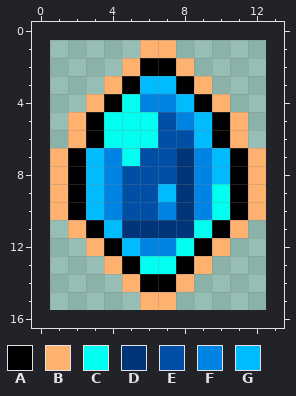
Pixel-art file: packages/client/src/assets/ui{m}/card-rarity-rare.aseprite. The picture above was drawn from the file before the commit.
12x15 pixels, 1 frame. The old version is drawn lined up with the new one, on the new canvas.
Palette (. is transparent): A #000000  B #ffb270  C #00fff1  D #003579  E #004ea6  F #0084e3  G #00bcff
Pixels before, first column x 1:
 1 .....BB.....
 2 ....BAAB....
 3 ...BAGGAB...
 4 ..BACFFGAB..
 5 .BACCCEFGAB.
 6 .BACCCEEGAB.
 7 BAGFCEEDFGAB
 8 BAGFEEEDFGAB
 9 BAGFEEGDFCAB
10 BAGFEEFDFCAB
11 .BAGDDDDCAB.
12 ..BAGFFCAB..
13 ...BACCAB...
14 ....BAAB....
15 .....BB.....
The same view after the edit:
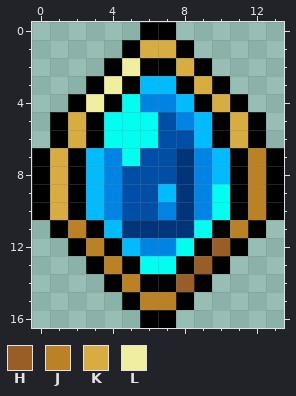
Colours new in this view: H #985e25  J #bb8225  K #d7ad42  L #efef9f
The exact change:
{"change": "canvas 12x15 -> 14x17, the old top-left corner now at 1,1"}
{"y":0,"x":6,"old":"..","new":"AA"}
{"y":1,"x":5,"old":".BB.","new":"AKKA"}
{"y":2,"x":4,"old":".B","new":"AL"}
{"y":2,"x":8,"old":"B.","new":"KA"}
{"y":3,"x":3,"old":".B","new":"AL"}
{"y":3,"x":9,"old":"B.","new":"KA"}
{"y":4,"x":2,"old":".B","new":"AL"}
{"y":4,"x":10,"old":"B.","new":"KA"}
{"y":5,"x":1,"old":".B","new":"AK"}
{"y":5,"x":11,"old":"B.","new":"KA"}
{"y":6,"x":1,"old":".B","new":"AK"}
{"y":6,"x":11,"old":"B.","new":"KA"}
{"y":7,"x":0,"old":".B","new":"AK"}
{"y":7,"x":12,"old":"B.","new":"JA"}
{"y":8,"x":0,"old":".B","new":"AK"}
{"y":8,"x":12,"old":"B.","new":"JA"}
{"y":9,"x":0,"old":".B","new":"AK"}
{"y":9,"x":12,"old":"B.","new":"JA"}
{"y":10,"x":0,"old":".B","new":"AK"}
{"y":10,"x":12,"old":"B.","new":"JA"}
{"y":11,"x":1,"old":".B","new":"AJ"}
{"y":11,"x":11,"old":"B.","new":"JA"}
{"y":12,"x":2,"old":".B","new":"AJ"}
{"y":12,"x":10,"old":"B.","new":"HA"}
{"y":13,"x":3,"old":".B","new":"AJ"}
{"y":13,"x":9,"old":"B.","new":"HA"}
{"y":14,"x":4,"old":".B","new":"AJ"}
{"y":14,"x":8,"old":"B.","new":"HA"}
{"y":15,"x":5,"old":".BB.","new":"AJJA"}
{"y":16,"x":6,"old":"..","new":"AA"}
{"label":"changed","picture_box":[32,22,284,328]}
